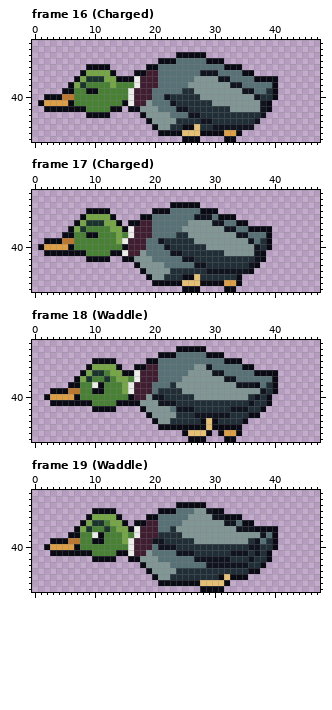
Two states of a pixel-art file, art/player/player sprites.ase. The picture above is the old version.
48x48 pixels, 35 frames. Shown: frame 16 (Charged): x 0..47, y 31..47; frame 17 (Charged): x 0..47, y 31..47; frame 18 (Waddle): x 0..47, y 31..47; frame 19 (Waddle): x 0..47, y 31..47. The commit also changed other frames, which this record leaves out.
Once edited:
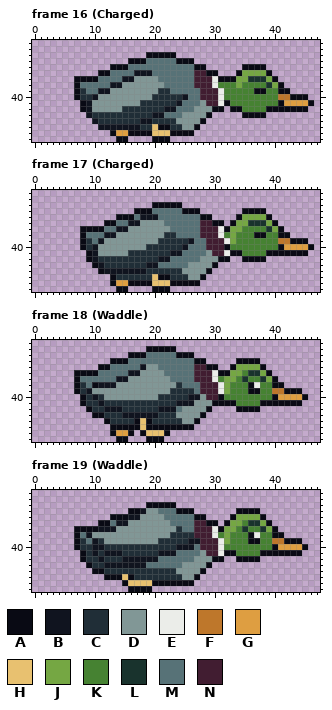
Palette (. is transparent): A #090a14  B #10141f  C #202e37  D #819796  E #ebede9  F #be772b  G #de9e41  H #e8c170  J #75a743  K #468232  L #19332d  M #577277  N #411d31
Edits made:
--- frame 16 (Charged), layers "head", "wings", "body"
@@ x 0..47 @@
 32 ................................................
-33 ........................AAAAA...................
-34 .....................AAAMMMMMAAA................
-35 .........AAAA......AAMMMMMMMMMMMAAA.............
-36 ........AJJJJA...AANNMMMMMMMBBBMMMMAA...........
-37 .......AJLLLJJAAAENNNMMMMMMDDDDBBMMMMAAAA.......
-38 ......AJLKKKKJKKKENNNMMMMMDDDDDDDBBMMMMMA.......
-39 .....AAKKAAKKKKKENNNMMMMMCCDDDDDDDDBBMMCA.......
-40 ..AAAFFKKKKKKKKKENNNMMBCCCCCDDDDDDDDDBCCA.......
-41 .AGGGGAKKKKKKKKAENNDMMMBCCCCCCDDDDDDDDBA........
-42 ..AAAAAAAKKKKAA.AADDDMMMBBCCCCCCCDDDDDBA........
-43 .........AAAA.....ADDDDMMMBBCCCCCCCCCCB.........
-44 ...................ADDDDCCCCBBCCCCCCCB..........
-45 ....................ADDCCAAHCCBBBBBBB...........
-46 .....................AAAAHHHAAAAGGA.............
-47 .........................AAA....AA..............
+33 ...................AAAAA........................
+34 ................AAAMMMMMAAA.....................
+35 .............AAAMMMMMMMMMMMAA......AAAA.........
+36 ...........AAMMMMBBBMMMMMMMNNAA...AJJJJA........
+37 .......AAAAMMMMBBDDDDMMMMMMNNNEAAAJJLLLJA.......
+38 .......AMMMMMBBDDDDDDDMMMMMNNNEKKKJKKKKLJA......
+39 .......ACMMBBDDDDDDDDCCMMMMMNNNEKKKKKAAKKAA.....
+40 .......ACCBDDDDDDDDDCCCCCBMMNNNEKKKKKKKKKFFAAA..
+41 ........ABDDDDDDDDCCCCCCBMMMDNNEAKKKKKKKKAGGGGA.
+42 ........ABDDDDDCCCCCCCBBMMMDDDAA.AAKKKKAAAAAAA..
+43 .........BCCCCCCCCCCBBMMMDDDDA.....AAAA.........
+44 ..........BCCCCCCCBBCCCCDDDDA...................
+45 ...........BBBBBBBCCHAACCDDA....................
+46 .............AGGAAAAHHHAAAA.....................
+47 ..............AA....AAA.........................
--- frame 17 (Charged), layers "head", "wings", "body"
@@ x 0..47 @@
 32 ................................................
-33 .......................AAAAA....................
-34 .........AAAA.......AAAMMMMMAAA.................
-35 ........AJJJJA....AAMMMMMMMBBBMAAA..............
-36 .......AJLLLJJA.AANNMMMMMMDDDDBBMMAA............
-37 ......AJLKKKKJJAENNNMMMMMDDDDDDDBBMMAAAA........
-38 .....AAKKAAKKKJKENNNMMMMCCDDDDDDDDBBMMMA........
-39 ..AAAFFKKKKKKKJENNNMMBCCCCCDDDDDDDDDBMCA........
-40 .AGGGGAKKKKKKKKANNNMMMBCCCCCCDDDDDDDDBCA........
-41 ..AAAAAAAKKKKAAENNDMMMMBBCCCCCCCDDDDDBA.........
-42 .........AAAA..AADDDMMMMMBBCCCCCCCCCCBA.........
-43 .................ADDDDMMMMMBBCCCCCCCBA..........
-44 ..................ADDDDCCCCCCBBBBBBBA...........
-45 ...................ADDCCCAAHCCCCCCA.............
-46 ....................AAAAAHHHAAAAGGA.............
-47 .........................AAA....AA..............
+33 ....................AAAAA.......................
+34 .................AAAMMMMMAAA.......AAAA.........
+35 ..............AAAMBBBMMMMMMMAA....AJJJJA........
+36 ............AAMMBBDDDDMMMMMMNNAA.AJJLLLJA.......
+37 ........AAAAMMBBDDDDDDDMMMMMNNNEAJJKKKKLJA......
+38 ........AMMMBBDDDDDDDDCCMMMMNNNEKJKKKAAKKAA.....
+39 ........ACMBDDDDDDDDDCCCCCBMMNNNEJKKKKKKKFFAAA..
+40 ........ACBDDDDDDDDCCCCCCBMMMNNNAKKKKKKKKAGGGGA.
+41 .........ABDDDDDCCCCCCCBBMMMMDNNEAAKKKKAAAAAAA..
+42 .........ABCCCCCCCCCCBBMMMMMDDDAA..AAAA.........
+43 ..........ABCCCCCCCBBMMMMMDDDDA.................
+44 ...........ABBBBBBBCCCCCCDDDDA..................
+45 .............ACCCCCCHAACCCDDA...................
+46 .............AGGAAAAHHHAAAAA....................
+47 ..............AA....AAA.........................
--- frame 18 (Waddle), layers "head", "wings", "body"
@@ x 0..47 @@
 31 ................................................
-32 ........................AAAAA...................
-33 .....................AAAMMMMMAAA................
-34 ..........AAAA.....AAMMMMMMMMMMMAAA.............
-35 .........AJJJJA..AANNMMMMMMDDBMMMMMAA...........
-36 ........AJLLKJJAAENNNMMMMMDDDDBBMMMMMAAAA.......
-37 .......AJLKKLKJJKENNNMMMMDDDDDDDBBMMMMMMA.......
-38 ......AAKKEAKKKJENNNMMMCDDDDDDDDDDBBBAMCA.......
-39 ...AAAFFKKAAKKKJENNNMCCCCDDDDDDDDDDDDDBCA.......
-40 ..AGGGGAKKKKKKKKANNDBBCCCCCDDDDDDDDDCBCA........
-41 ...AAAAAAAKKKKAAAADDDBBBCCCCCCCCCCCCBCCA........
-42 ..........AAAA....ADDDDMBBBCCCCCCBBBCCA.........
-43 ...................ADDDDCCCBBBBBBCCCAA..........
-44 ....................ADDCCCCCAHACCCCA............
-45 .....................AAAAAAAAHAAAAA.............
-46 .........................AHHHA.AGGA.............
-47 ..........................AAA...AA..............
+32 ...................AAAAA........................
+33 ................AAAMMMMMAAA.....................
+34 .............AAAMMMMMMMMMMMAA.....AAAA..........
+35 ...........AAMMMMMBDDMMMMMMNNAA..AJJJJA.........
+36 .......AAAAMMMMMBBDDDDMMMMMNNNEAAJJKLLJA........
+37 .......AMMMMMMBBDDDDDDDMMMMNNNEKJJKLKKLJA.......
+38 .......ACMABBBDDDDDDDDDDCMMMNNNEJKKKAEKKAA......
+39 .......ACBDDDDDDDDDDDDDCCCCMNNNEJKKKAAKKFFAAA...
+40 ........ACBCDDDDDDDDDCCCCCBBDNNAKKKKKKKKAGGGGA..
+41 ........ACCBCCCCCCCCCCCCBBBDDDAAAAKKKKAAAAAAA...
+42 .........ACCBBBCCCCCCBBBMDDDDA....AAAA..........
+43 ..........AACCCBBBBBBCCCDDDDA...................
+44 ............ACCCCAHACCCCCDDA....................
+45 .............AAAAAHAAAAAAAA.....................
+46 .............AGGA.AHHHA.........................
+47 ..............AA...AAA..........................
--- frame 19 (Waddle), layers "head", "wings", "body"
@@ x 0..47 @@
 32 ................................................
-33 ........................AAAAA...................
-34 ..........AAAA.......AAAMMMDDBAA................
-35 .........AJJJJA....AAMMMMMDDDDBBAAA.............
-36 ........AJLLKJJA.AANNMMMMDDDDDDDBBMAA...........
-37 .......AJLKKLKJJAENNNMMCDDDDDDDDDDBBBAAAA.......
-38 ......AAKKEAKKKJKENNNCCCCDDDDDDDDDDDDDBMA.......
-39 ...AAAFFKKAAKKKJENNNBBCCCCCDDDDDDDDDCBMCA.......
-40 ..AGGGGAKKKKKKKKENNNMBBBCCCCCCCCCCCCBBCCA.......
-41 ...AAAAAAAKKKKAAENNDMMMMBBBCCCCCCBBBCBCA........
-42 ..........AAAA..AADDDMMMMMMBBBBBBCCCBCCA........
-43 ..................ADDDDMMMMMMBBBBBBBCCA.........
-44 ...................ADDDDCCCCCCCCCCCCAA..........
-45 ....................ADDCCCCCCCCAHAAA............
-46 .....................AAAAAAAHHHHA...............
-47 ............................AAAA................
+33 ...................AAAAA........................
+34 ................AABDDMMMAAA.......AAAA..........
+35 .............AAABBDDDDMMMMMAA....AJJJJA.........
+36 ...........AAMBBDDDDDDDMMMMNNAA.AJJKLLJA........
+37 .......AAAABBBDDDDDDDDDDCMMNNNEAJJKLKKLJA.......
+38 .......AMBDDDDDDDDDDDDDCCCCNNNEKJKKKAEKKAA......
+39 .......ACMBCDDDDDDDDDCCCCCBBNNNEJKKKAAKKFFAAA...
+40 .......ACCBBCCCCCCCCCCCCBBBMNNNEKKKKKKKKAGGGGA..
+41 ........ACBCBBBCCCCCCBBBMMMMDNNEAAKKKKAAAAAAA...
+42 ........ACCBCCCBBBBBBMMMMMMDDDAA..AAAA..........
+43 .........ACCBBBBBBBMMMMMMDDDDA..................
+44 ..........AACCCCCCCCCCCCDDDDA...................
+45 ............AAAHACCCCCCCCDDA....................
+46 ...............AHHHHAAAAAAA.....................
+47 ................AAAA............................
Pixel boxes of the changes (left, top, right, bottom) in both pictures:
changed: (38, 52, 314, 142)
changed: (38, 202, 314, 292)
changed: (44, 346, 308, 442)
changed: (44, 502, 308, 592)
